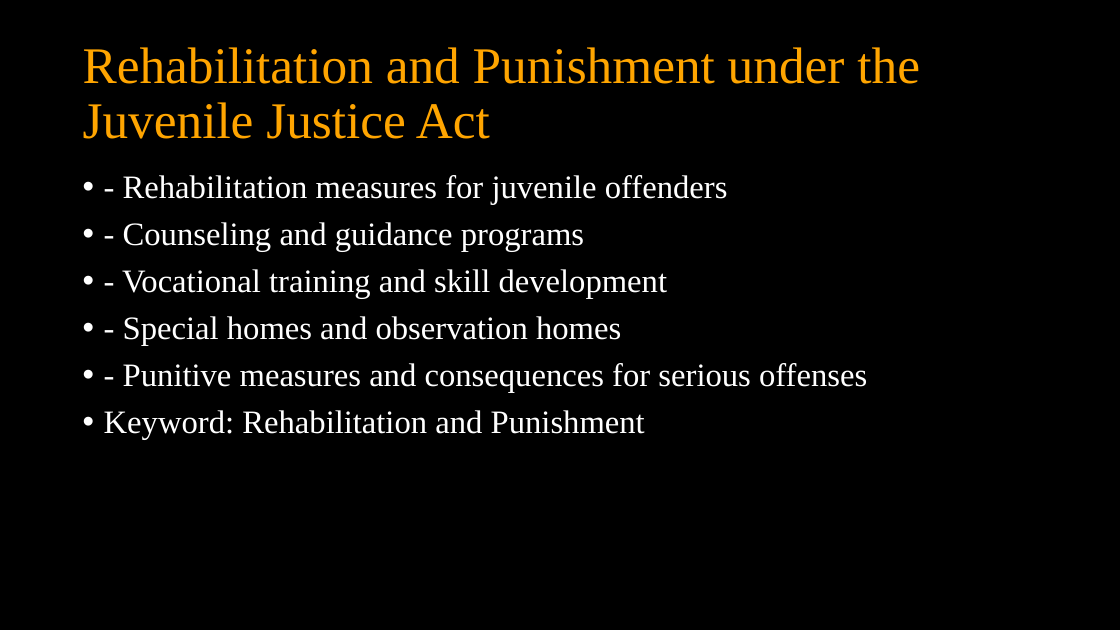
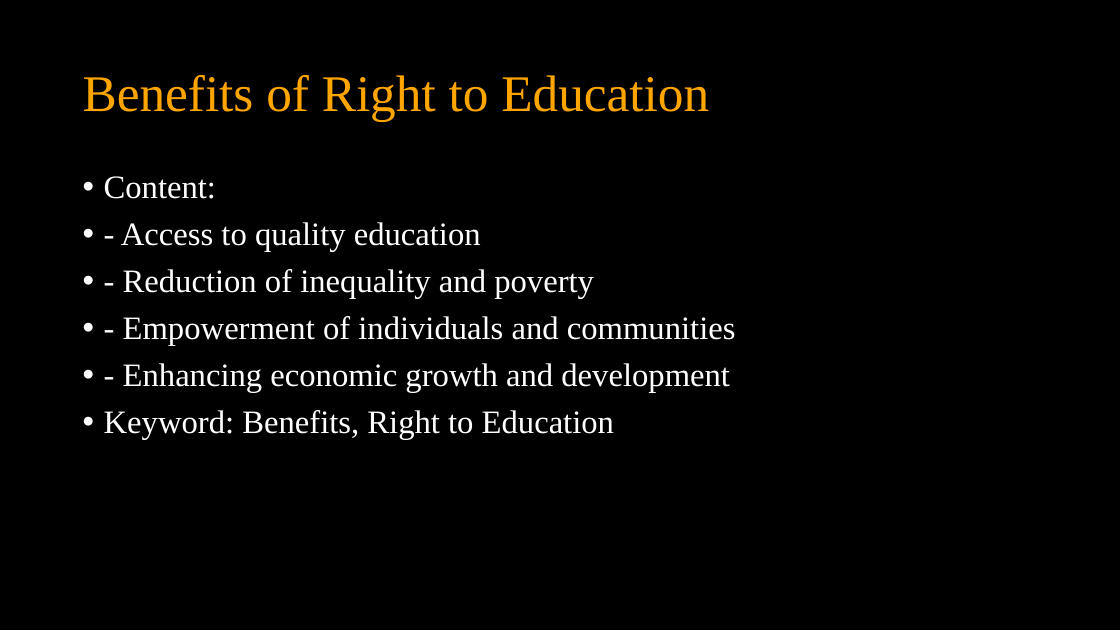
Before and after one commit to quirkycoder6/Rights-Rise2, a slide deck: slide 3 of PowerPoint_Generator/myapp/generated/generated_presentation.pptx. Drawn at 1120x630 pixels with LibreOffice and Linux fonts; fonts in the diff are those of the drawing. Boxes give left, top, right and bottom in pixels: in the first picture for what was removed or moved away, otherwise in the second. Text is boxed around its words. In the diff, an @@ line names an element or a change of style, - is before the commit and + after.

```diff
--- a/PowerPoint_Generator/myapp/generated/generated_presentation.pptx
+++ b/PowerPoint_Generator/myapp/generated/generated_presentation.pptx
@@ title at [83,75,709,121]: text changed @@
-Rehabilitation and Punishment under the Juvenile Justice Act
+Benefits of Right to Education
@@ text at [104,176,736,439]: text changed @@
-• - Rehabilitation measures for juvenile offenders
-• - Counseling and guidance programs
-• - Vocational training and skill development
-• - Special homes and observation homes
-• - Punitive measures and consequences for serious offenses
-• Keyword: Rehabilitation and Punishment
+• Content:
+• - Access to quality education
+• - Reduction of inequality and poverty
+• - Empowerment of individuals and communities
+• - Enhancing economic growth and development
+• Keyword: Benefits, Right to Education
```
Also in this commit, not shown: 2 other slides changed, 1 slide added, 10 other files.
